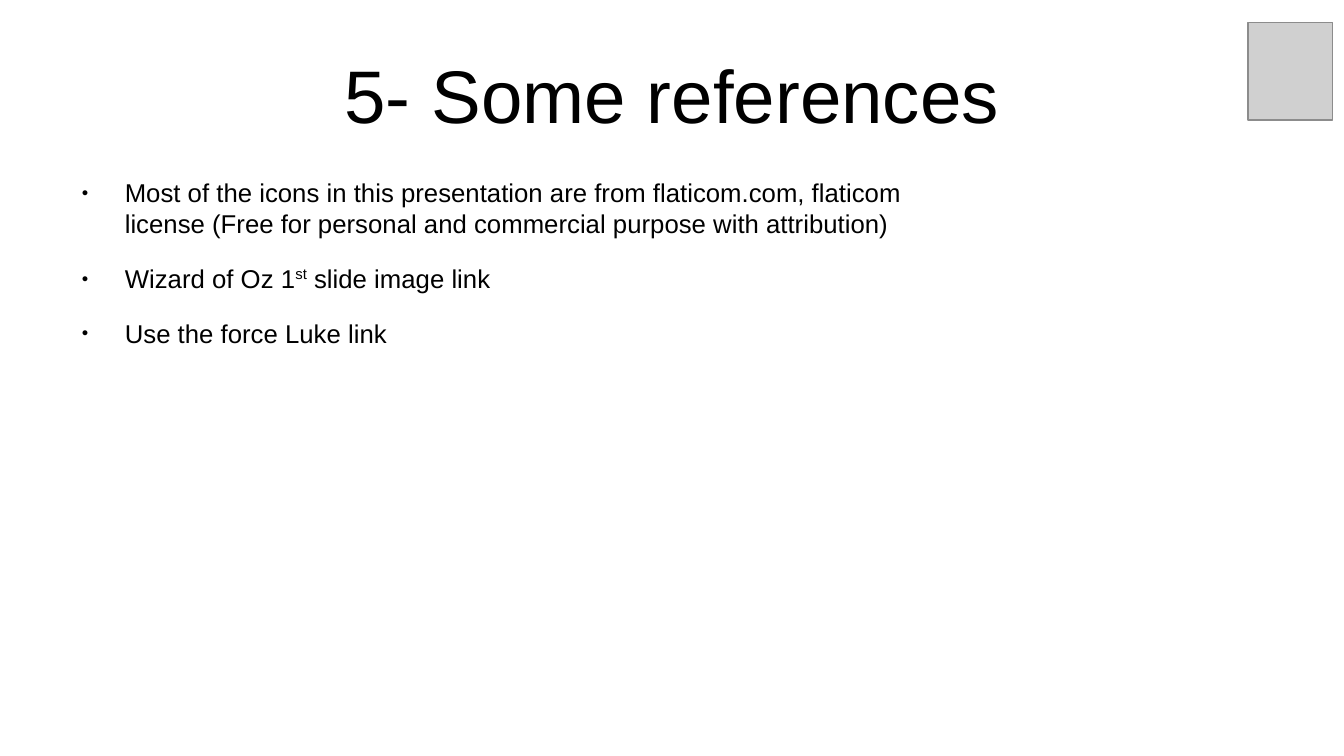
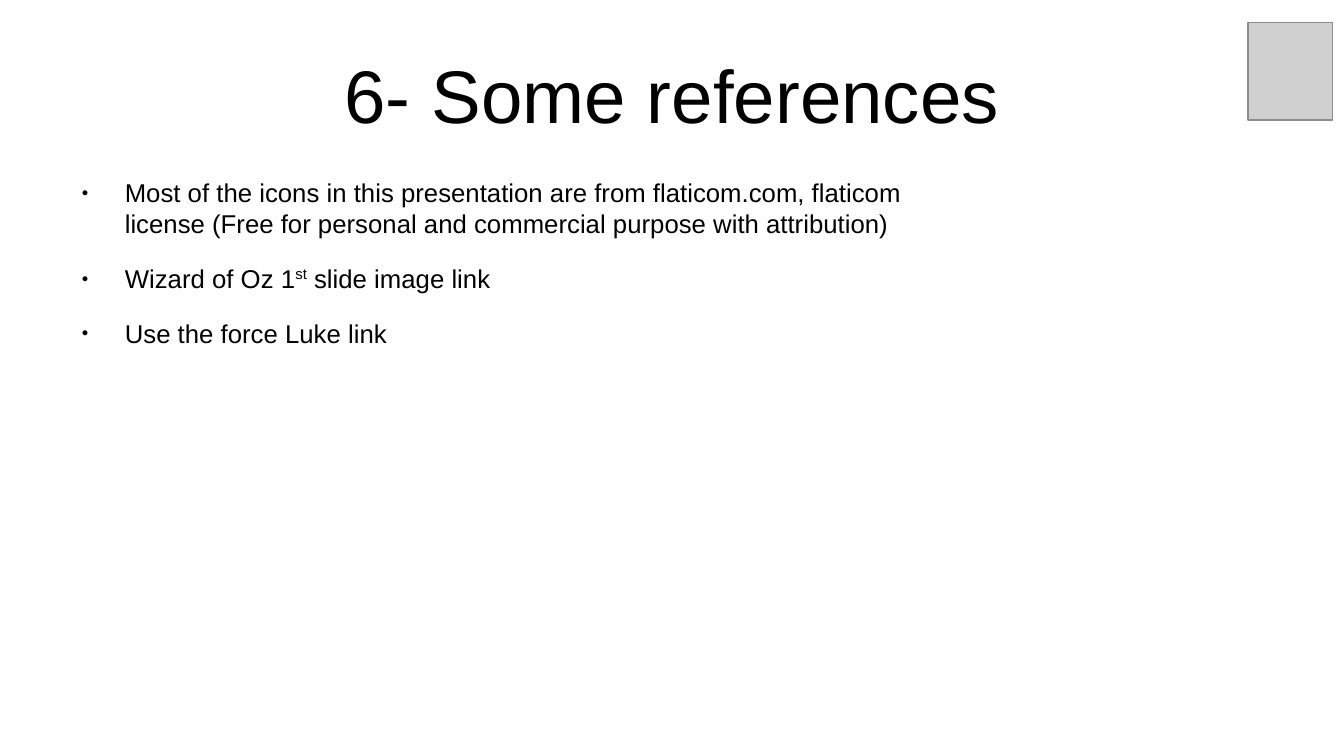
Before and after one commit to inigokintana/homelab-2-prod-ai-golden-path, a slide deck: slide 10 of docs/Presentation-homelab-2-prod-ai-golden-path.odp. Drawn at 1344x756 pixels with LibreOffice and Linux fonts; fonts in the diff are those of the drawing; grey boxes stand for pictures. Boxes give left, top, right and bottom in pixels: in the first picture for what was removed or moved away, otherwise in the second. Text is boxed around its words. In the diff, an @@ line names an element or a change of style, - is before the commit and + after.

```diff
--- a/docs/Presentation-homelab-2-prod-ai-golden-path.odp
+++ b/docs/Presentation-homelab-2-prod-ai-golden-path.odp
@@ title at (x1=344, y1=69, x2=999, y2=124): text changed @@
-5- Some references
+6- Some references
```
Also in this commit, not shown: 8 other slides changed, 8 other files.
